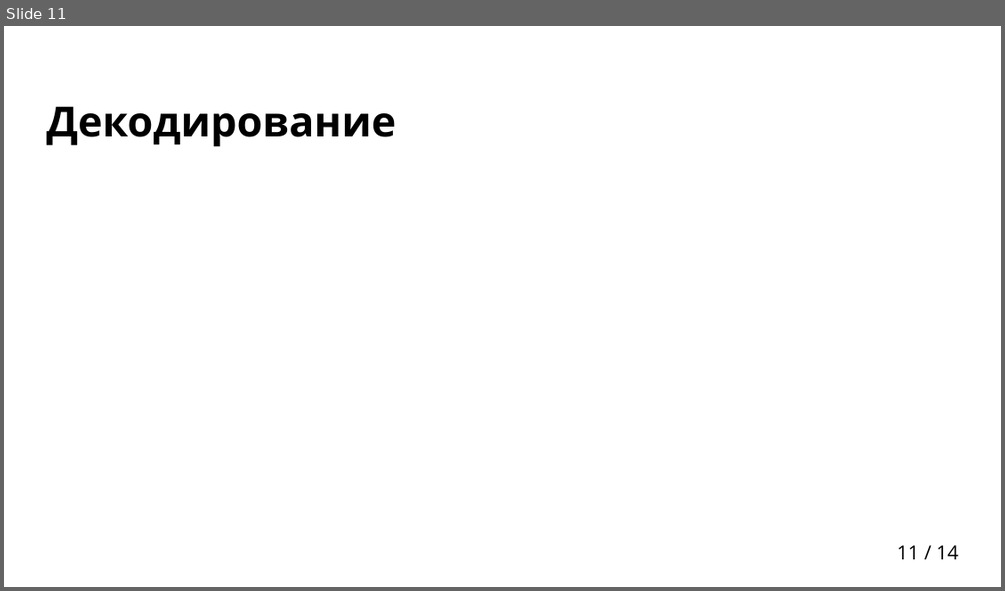
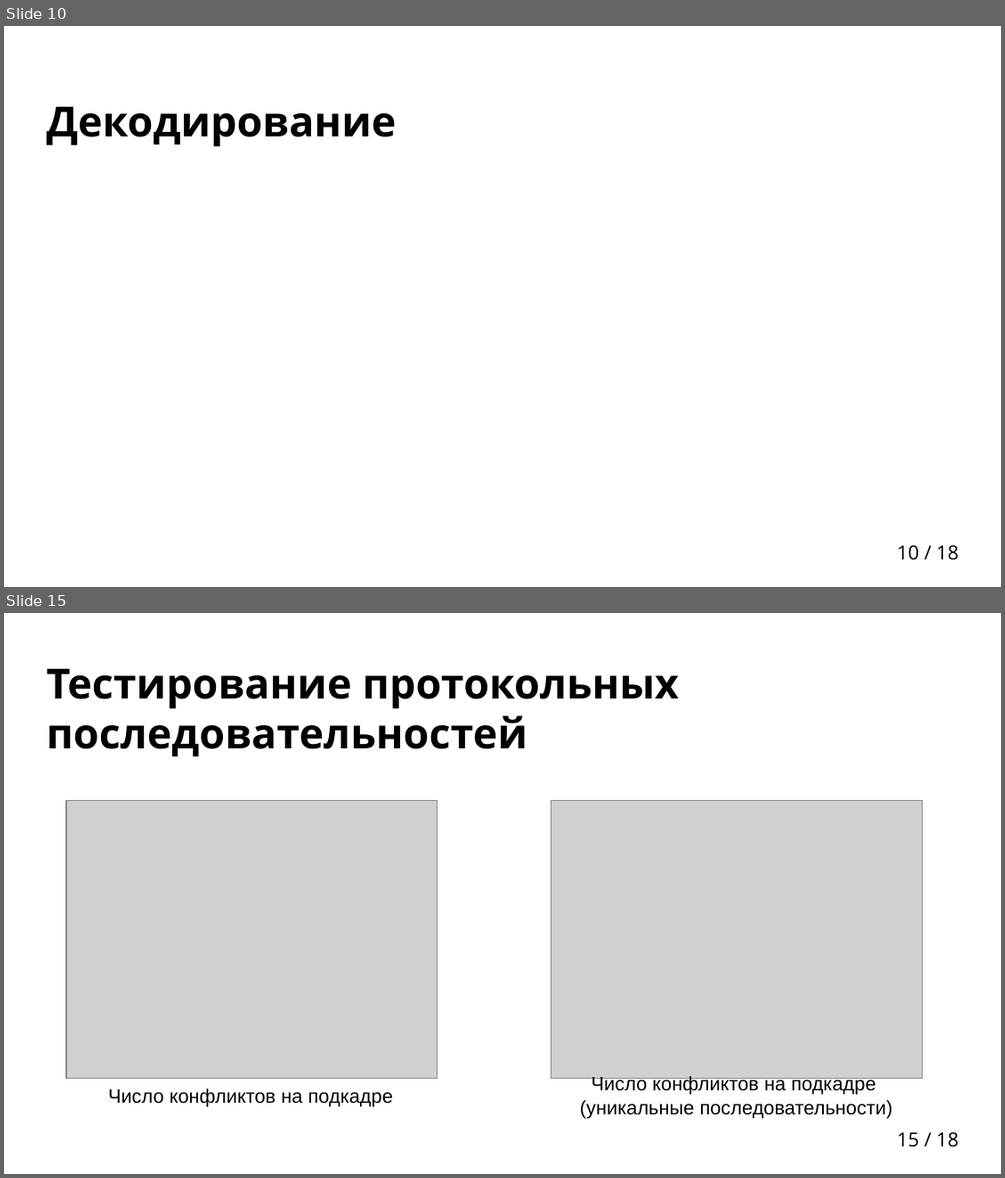
Before and after one commit to egalkin/bachelors_diploma, a slide deck: docs/presentation.pptx. Shown one above the other, each under a label of ours: slide 11 before the commit, slides 10 and 15 after it; the slides between them are not shown. The pictures are 1005x591 and 1005x1178 pixels, drawn with LibreOffice and Linux fonts; fonts in the diff are those of the drawing; grey boxes stand for pictures; background and template pictures are left out. Boxes give left, top, right and bottom in pixels: in the first picture for what was removed or moved away, otherwise in the second. Text is boxed around its words. In the diff, an @@ line names an element or a change of style, - is before the commit and + after.

```diff
--- a/docs/presentation.pptx
+++ b/docs/presentation.pptx
@@ slide 15 added at box(4, 613, 1001, 1174), background picture (left out); not listed: 1 template element that a slide beside it also shows @@
@@ title added at box(47, 668, 679, 756), 30 pt, text #000000, bold @@
+Тестирование протокольных последовательностей
@@ picture added at box(65, 801, 437, 1078) @@
@@ picture added at box(551, 801, 922, 1078) @@
@@ text added at box(108, 1088, 393, 1106), 14 pt, text #000000 @@
+Число конфликтов на подкадре
@@ text added at box(580, 1075, 893, 1118), 14 pt, text #000000 @@
+Число конфликтов на подкадре
+(уникальные последовательности)
@@ what was slide 11 is now slide 10 @@
@@ page number at box(897, 545, 958, 560): text changed @@
-11 / 14
+10 / 18
```
Also in this commit, not shown: 3 slides changed, 7 other slides added, 4 slides removed, 1 other file.
